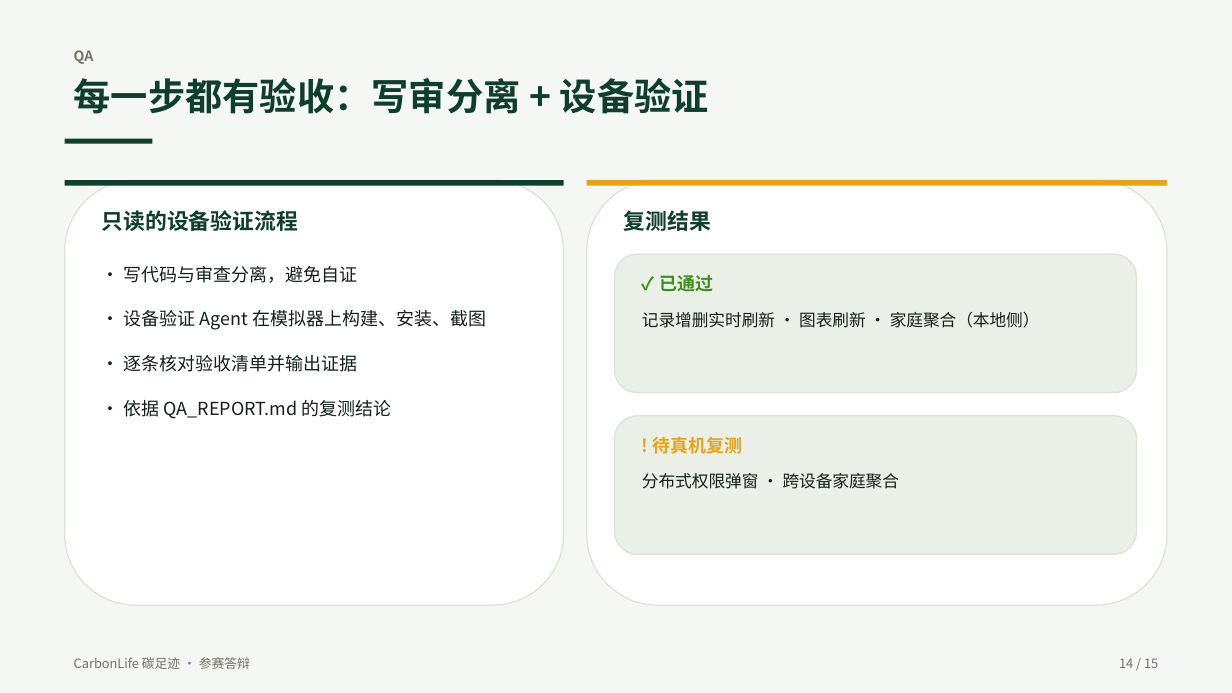
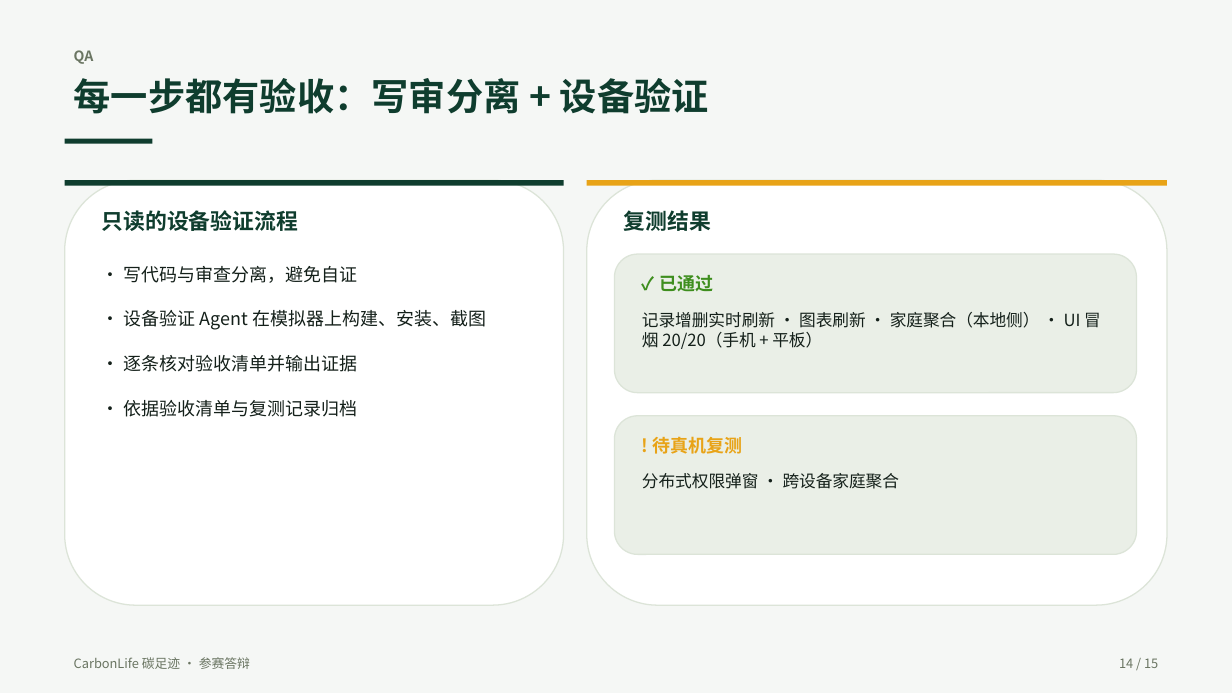
Before and after one commit to zyx-dc/CarbonLife, a slide deck: slide 14 of docs/tasks/ppt/CarbonLife-答辩PPT.pptx. Drawn at 1232x693 pixels with LibreOffice and Linux fonts; fonts in the diff are those of the drawing. Boxes give left, top, right and bottom in pixels: in the first picture for what was removed or moved away, otherwise in the second. Text is boxed around its words. In the diff, an @@ line names an element or a change of style, - is before the commit and + after.

```diff
--- a/docs/tasks/ppt/CarbonLife-答辩PPT.pptx
+++ b/docs/tasks/ppt/CarbonLife-答辩PPT.pptx
@@ text at [642, 312, 1101, 349]: text changed @@
-记录增删实时刷新 · 图表刷新 · 家庭聚合（本地侧）
+记录增删实时刷新 · 图表刷新 · 家庭聚合（本地侧） · UI 冒烟 20/20（手机 + 平板）
@@ text at [124, 400, 358, 417]: text changed @@
-· 依据 QA_REPORT.md 的复测结论
+· 依据验收清单与复测记录归档
```
Also in this commit, not shown: 9 other slides changed, 14 other files.
